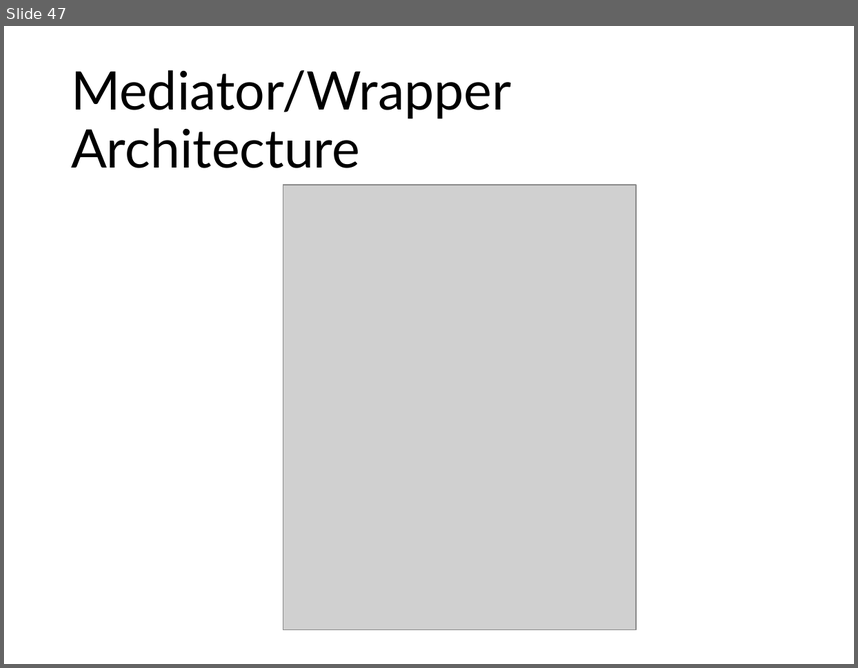
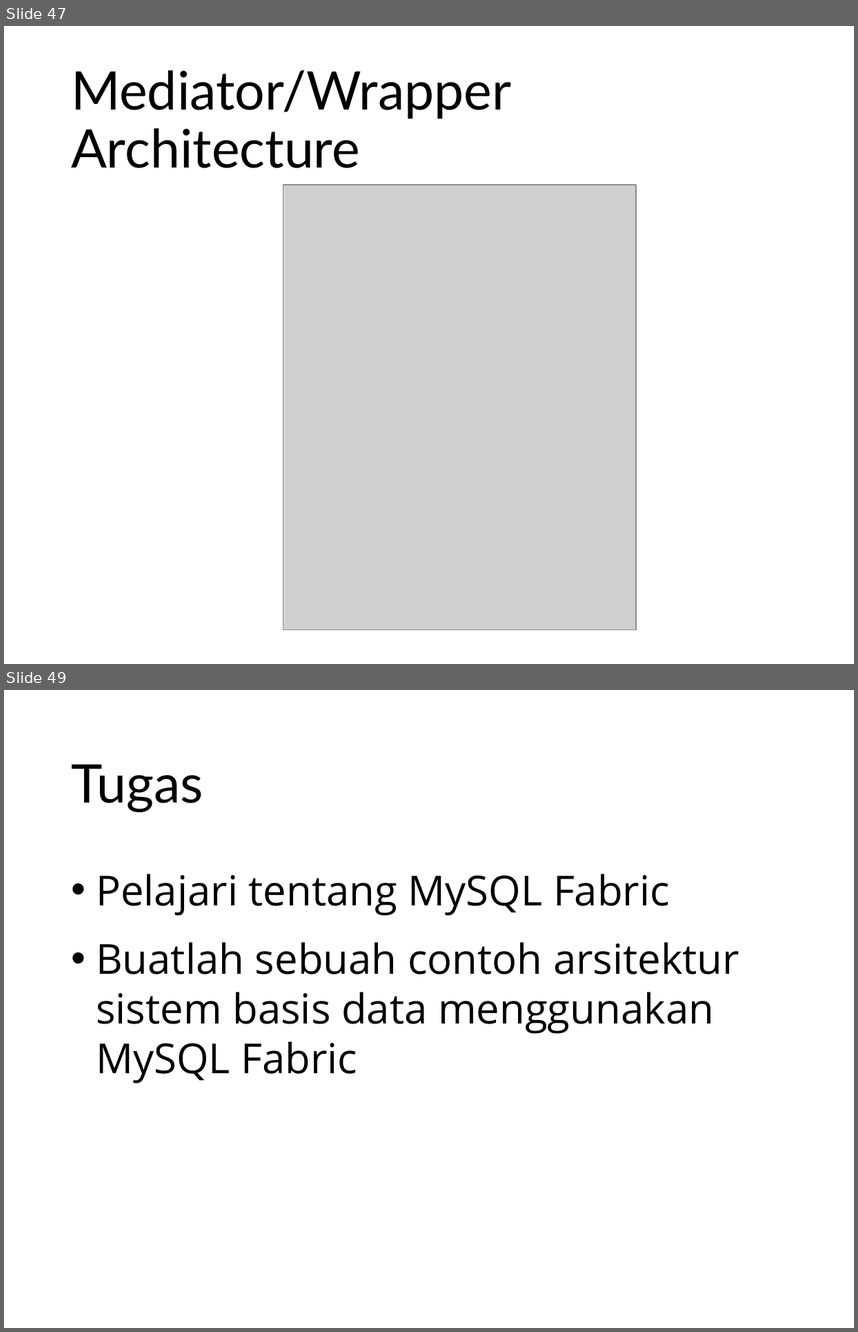
Before and after one commit to munif/distributed-database, a slide deck: 161702/docs/01. Distributed Database.pptx. Shown one above the other, each under a label of ours: slide 47 before the commit, slides 47 and 49 after it; the slides between them are not shown. The pictures are 858x668 and 858x1332 pixels, drawn with LibreOffice and Linux fonts; fonts in the diff are those of the drawing; grey boxes stand for pictures. Boxes give left, top, right and bottom in pixels: in the first picture for what was removed or moved away, otherwise in the second. Text is boxed around its words. In the diff, an @@ line names an element or a change of style, - is before the commit and + after.

```diff
--- a/161702/docs/01. Distributed Database.pptx
+++ b/161702/docs/01. Distributed Database.pptx
@@ slide 49 added at <box>4,690,854,1328</box>, background #FFFFFF @@
@@ title added at <box>71,764,203,811</box>, 45 pt, text #000000 @@
+Tugas
@@ text added at <box>96,874,740,1083</box>, 35 pt, text #000000 @@
+• Pelajari tentang MySQL Fabric
+• Buatlah sebuah contoh arsitektur sistem basis data menggunakan MySQL Fabric
```
Also in this commit, not shown: 3 slides changed, 1 other slide added.
